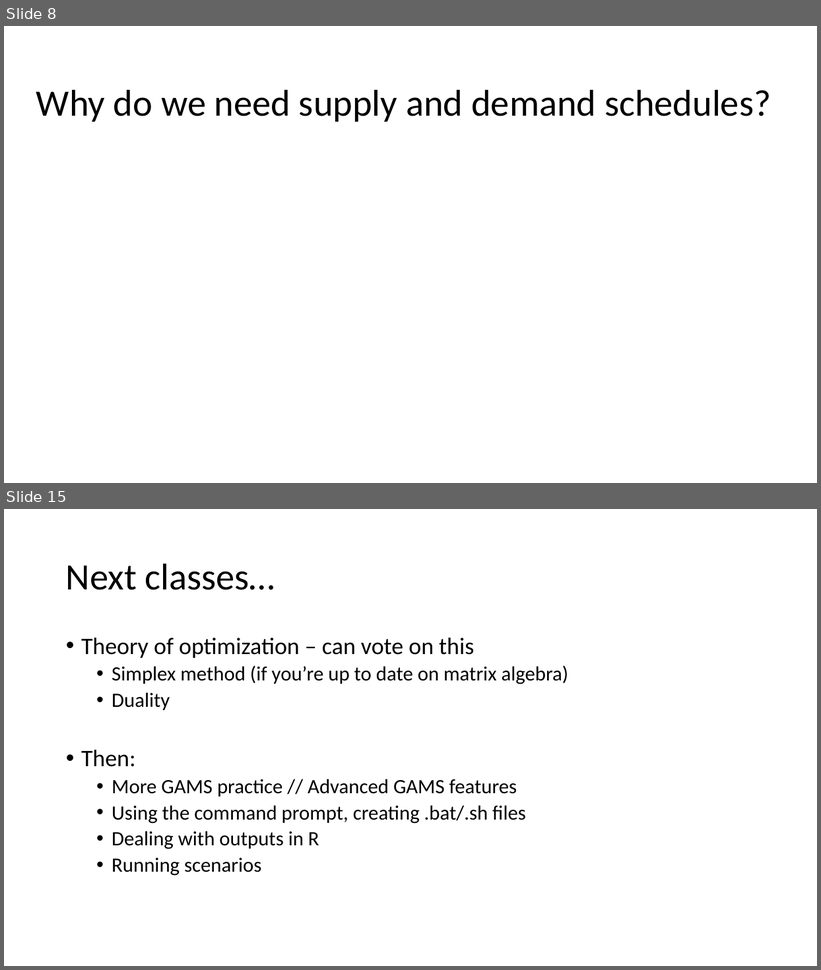
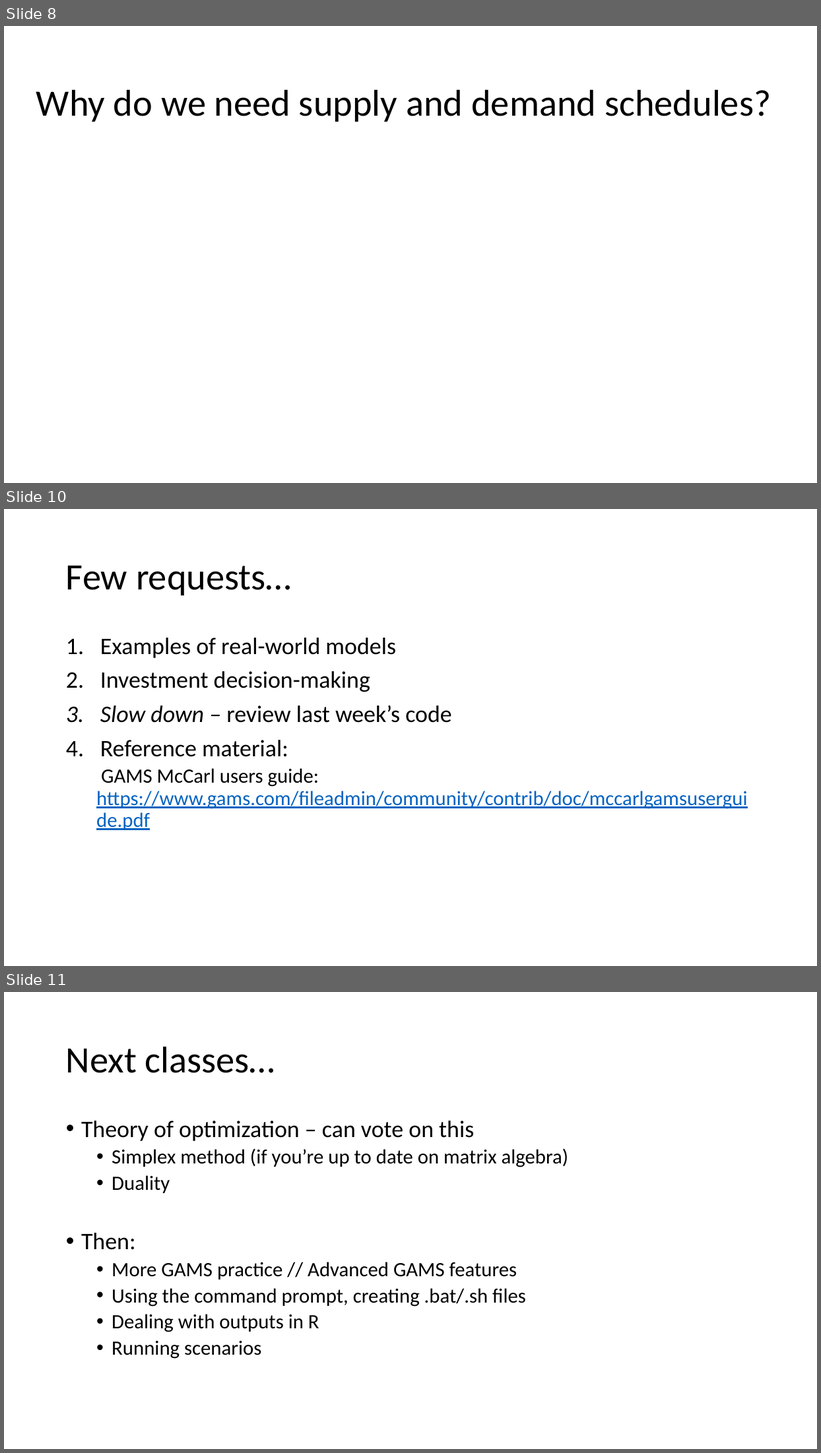
Before and after one commit to maxxb77/EBGN632_2019, a slide deck: ClassSlides/Course3.pptx. Shown one above the other, each under a label of ours: slides 8 and 15 before the commit, slides 8, 10 and 11 after it; the slides between them are not shown. The pictures are 821x970 and 821x1453 pixels, drawn with LibreOffice and Linux fonts; fonts in the diff are those of the drawing; grey boxes stand for pictures. Boxes give left, top, right and bottom in pixels: in the first picture for what was removed or moved away, otherwise in the second. Text is boxed around its words. In the diff, an @@ line names an element or a change of style, - is before the commit and + after.

```diff
--- a/ClassSlides/Course3.pptx
+++ b/ClassSlides/Course3.pptx
@@ slide 10 added at [4, 509, 817, 966], background #FFFFFF @@
@@ title added at [66, 565, 292, 595], 44 pt, text #000000 @@
+Few requests…
@@ text added at [96, 638, 748, 830], 28 pt, text #000000 @@
+1. Examples of real-world models
+2. Investment decision-making
+3. Slow down – review last week’s code
+4. Reference material:
+  GAMS McCarl users guide: https://www.gams.com/fileadmin/community/contrib/doc/mccarlgamsuserguide.pdf
@@ what was slide 15 is now slide 11 @@
```
Also in this commit, not shown: 1 other slide added.
